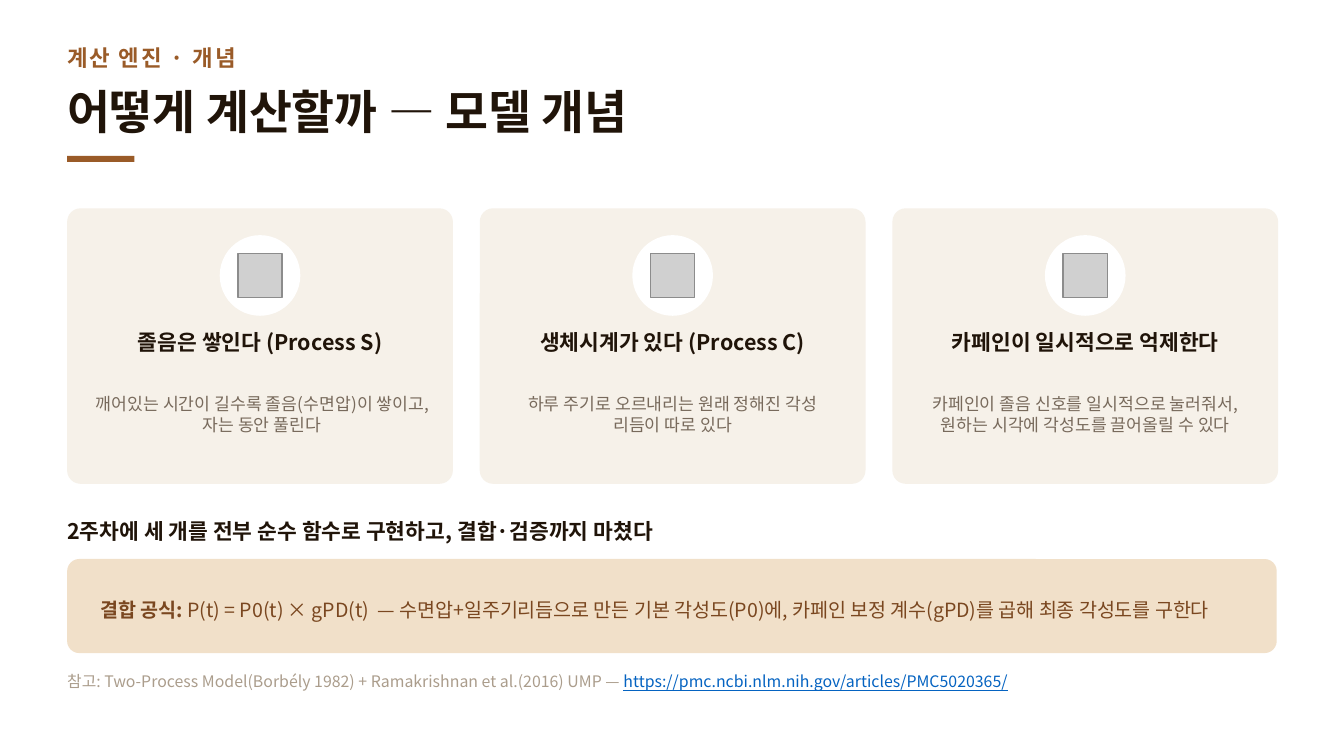
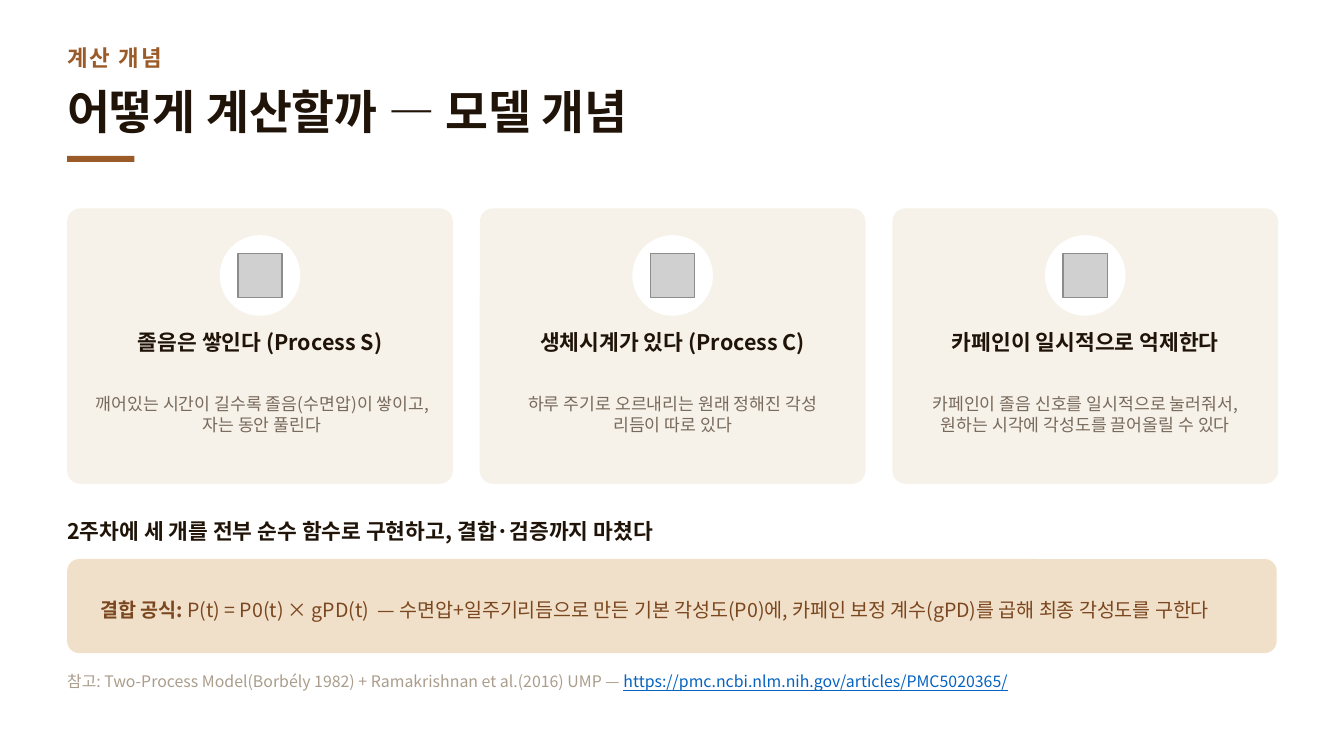
Before and after one commit to Mureung1/hub-showcase, a slide deck: slide 11 of exam-cram-scheduler/docs/presentation/2주차_진행공유.pptx (slide 7 before the commit). Drawn at 1344x756 pixels with LibreOffice and Linux fonts; fonts in the diff are those of the drawing; grey boxes stand for pictures. Boxes give left, top, right and bottom in pixels: in the first picture for what was removed or moved away, otherwise in the second. Text is boxed around its words. In the diff, an @@ line names an element or a change of style, - is before the commit and + after.

```diff
--- a/exam-cram-scheduler/docs/presentation/2주차_진행공유.pptx
+++ b/exam-cram-scheduler/docs/presentation/2주차_진행공유.pptx
@@ text at [67, 47, 162, 68]: text changed @@
-계산 엔진 · 개념
+계산 개념
```
Also in this commit, not shown: 10 other slides changed, 18 slides added, 2 other files.
